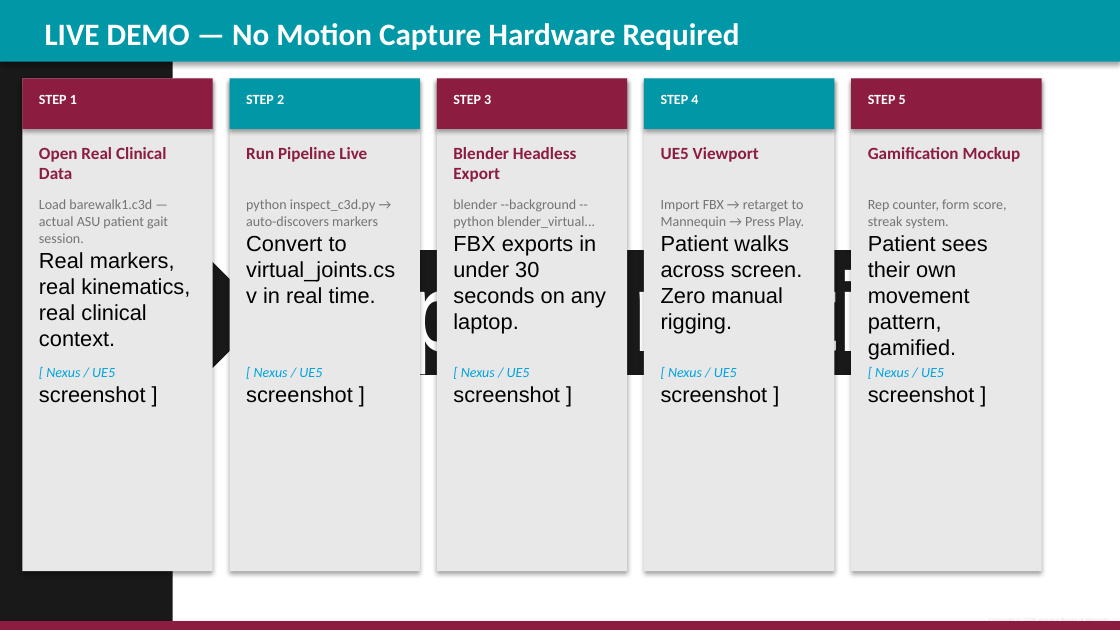
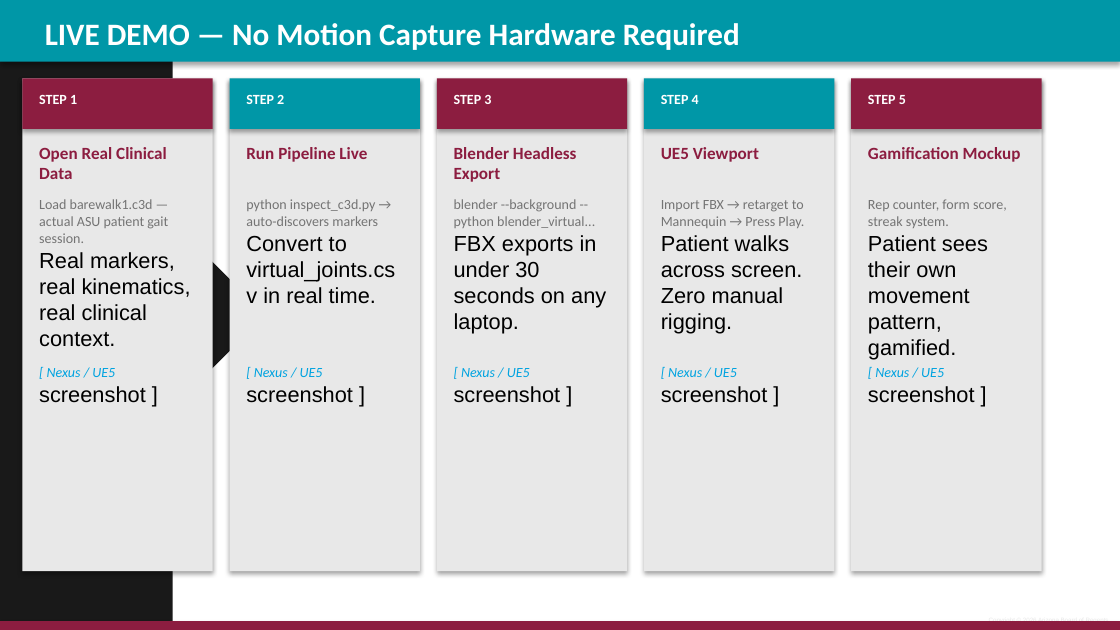
Before and after one commit to BetterCodeGoblin/portfolio, a slide deck: slide 7 of C3D-FBX-ASU-Presentation.pptx. Drawn at 1120x630 pixels with LibreOffice and Linux fonts; fonts in the diff are those of the drawing; background and template pictures are left out. Boxes give left, top, right and bottom in pixels: in the first picture for what was removed or moved away, otherwise in the second. Text is boxed around its words. In the diff, an @@ line names an element or a change of style, - is before the commit and + after.

```diff
--- a/C3D-FBX-ASU-Presentation.pptx
+++ b/C3D-FBX-ASU-Presentation.pptx
@@ right arrow callout removed at [0, 0, 265, 629] @@
@@ freeform shape added at [0, 0, 265, 630], fill #191919 @@
@@ shadow changed in 7 elements at [22, 78, 213, 571], [22, 78, 213, 129], [230, 78, 420, 571], [230, 78, 420, 129], [437, 78, 627, 571], [644, 78, 834, 571], [851, 78, 1042, 571] @@
@@ text "Opening title" at [316, 262, 999, 371]: highlight #191919 to none @@
```
Also in this commit, not shown: 9 other slides changed.
